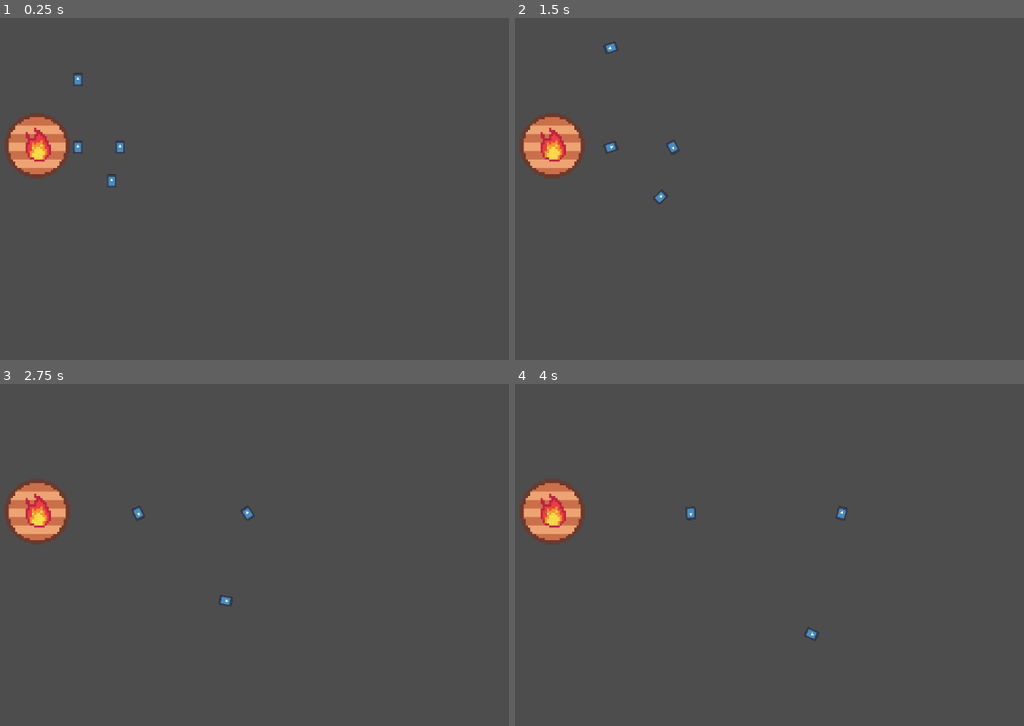
Above: before the commit, frames 1-4 (two rows, left to right).
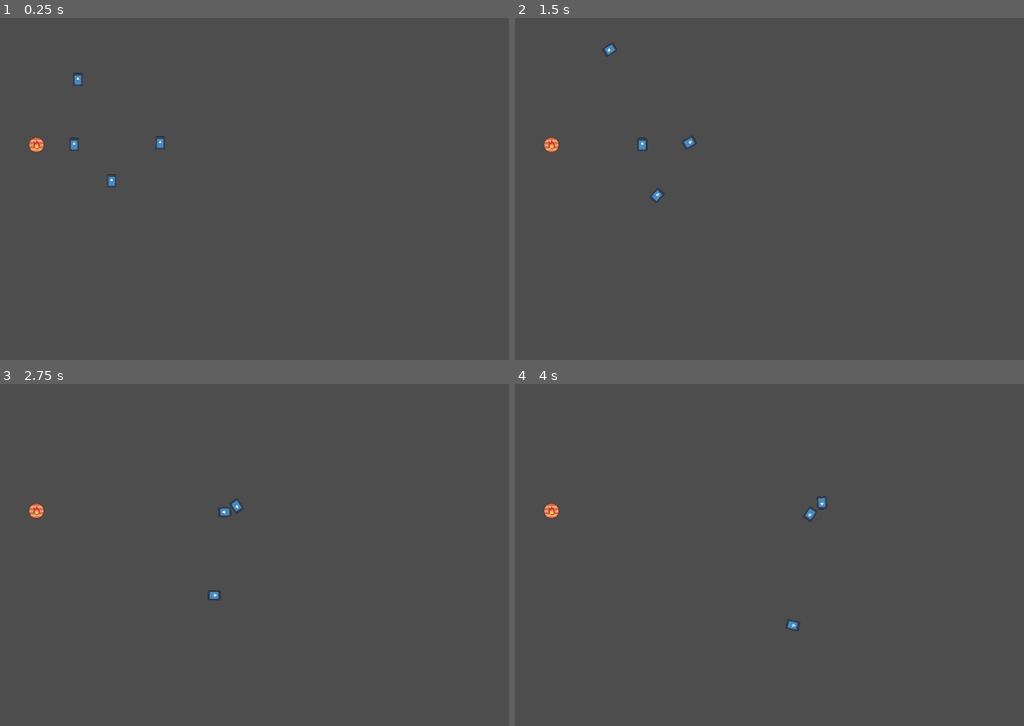
Above: after the commit, the same moments.

Repository: zazak03/kaboum
Game: Godot game, scene res://barrel.tscn
Same seed, same stepped clock (60 frames per second), same inputs: the game is played once before the commit and once after it. The engine's default icon, where the game draws it, is replaced by a stand-in: a white triangle on a blue panel in a dark square.
Inputs:
- Up to frame 1 (0.25 s): no input
- Up to frame 2 (1.5 s): tap Enter at 0.5 s
- Up to frame 3 (2.75 s): no input
- Up to frame 4 (4 s): no input

The runs differ from the first frame. In frame 1, 2.0% of the frame differs, in the area x 0-33%, y 27-47%; in frame 2, 2.2%, in the area x 0-36%, y 6-55%; in frame 3, 2.2%; in frame 4, 2.2%.

Commit message:
ça marche

Diff:
--- a/barrel.gd
+++ b/barrel.gd
@@ -11,7 +11,8 @@
 	print("exploding")
 	var largeur_area2D = $Barrel/Area2D/CollisionShape2D.shape.radius
 	for debris in $Barrel/Area2D.get_overlapping_bodies():
-		debris.apply_impulse((debris.global_position - $Barrel.global_position))
+		var direction = (debris.global_position - $Barrel.global_position)
+		debris.apply_impulse(direction.normalized() * (largeur_area2D - $Barrel.global_position.distance_to(debris.global_position)))
 
 
 
--- a/barrel.tscn
+++ b/barrel.tscn
@@ -1,11 +1,11 @@
-[gd_scene load_steps=6 format=3 uid="uid://chft05mglcw07"]
+[gd_scene load_steps=6 format=3 uid="uid://7wgqdv2ilqqn"]
 
 [ext_resource type="Script" path="res://barrel.gd" id="1_60ewh"]
 [ext_resource type="Texture2D" uid="uid://c6xfwbi6wwc6e" path="res://icon.svg" id="1_u3hko"]
-[ext_resource type="Texture2D" uid="uid://gcnmahr283dm" path="res://Assets/Sprites/barel-1.png" id="2_awykn"]
+[ext_resource type="Texture2D" uid="uid://cf85pho0glugq" path="res://Assets/Sprites/barel-1.png" id="2_awykn"]
 
 [sub_resource type="CircleShape2D" id="CircleShape2D_xu4d0"]
-radius = 60.2687
+radius = 285.344
 
 [sub_resource type="CapsuleShape2D" id="CapsuleShape2D_v1imr"]
 
@@ -15,7 +15,6 @@
 
 [node name="Barrel" type="Sprite2D" parent="."]
 texture_filter = 1
-scale = Vector2(4, 4)
 texture = ExtResource("2_awykn")
 
 [node name="Area2D" type="Area2D" parent="Barrel"]
@@ -50,7 +49,7 @@
 shape = SubResource("CapsuleShape2D_v1imr")
 
 [node name="debris3" type="RigidBody2D" parent="."]
-position = Vector2(152, 0)
+position = Vector2(228, -8)
 gravity_scale = 0.0
 
 [node name="Sprite2D" type="Sprite2D" parent="debris3"]
@@ -67,10 +66,8 @@
 gravity_scale = 0.0
 
 [node name="Sprite2D" type="Sprite2D" parent="debris4"]
-position = Vector2(7, 5)
 scale = Vector2(0.144531, 0.195312)
 texture = ExtResource("1_u3hko")
 
 [node name="CollisionShape2D" type="CollisionShape2D" parent="debris4"]
-position = Vector2(7, 5)
 shape = SubResource("CapsuleShape2D_v1imr")
